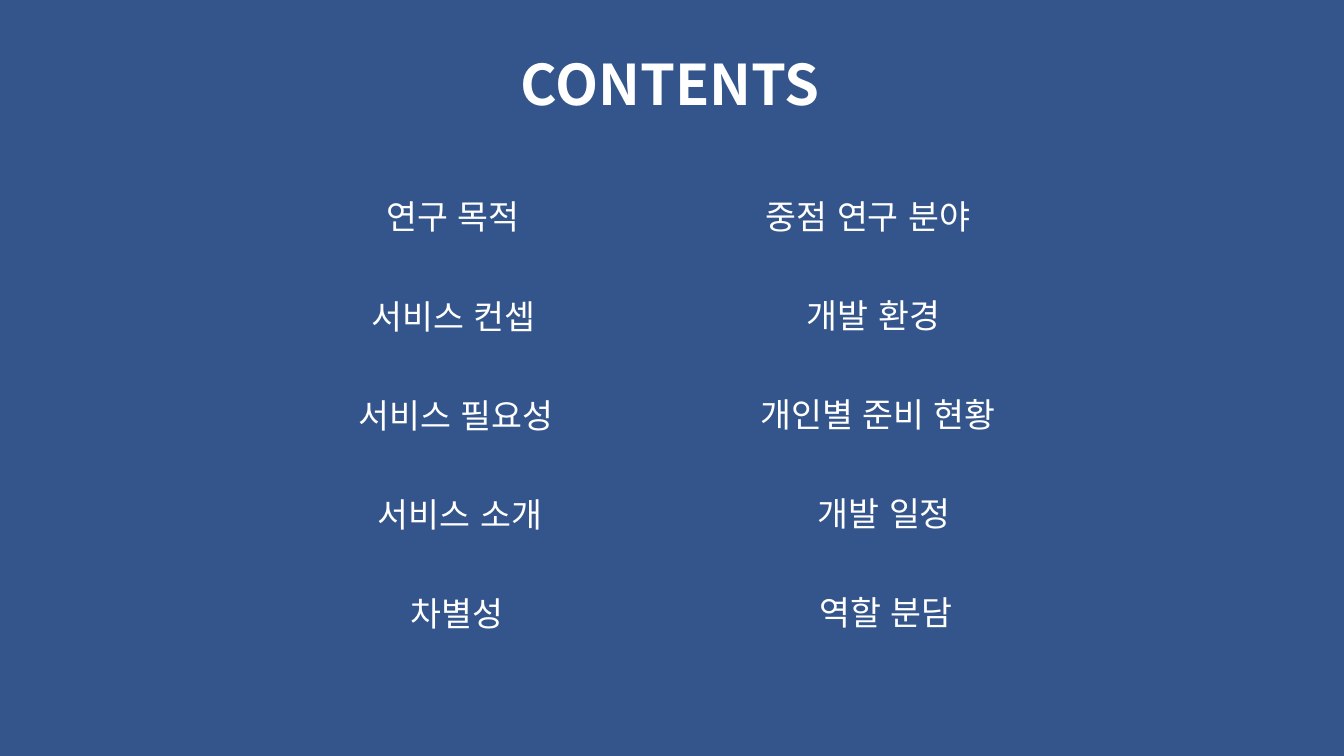
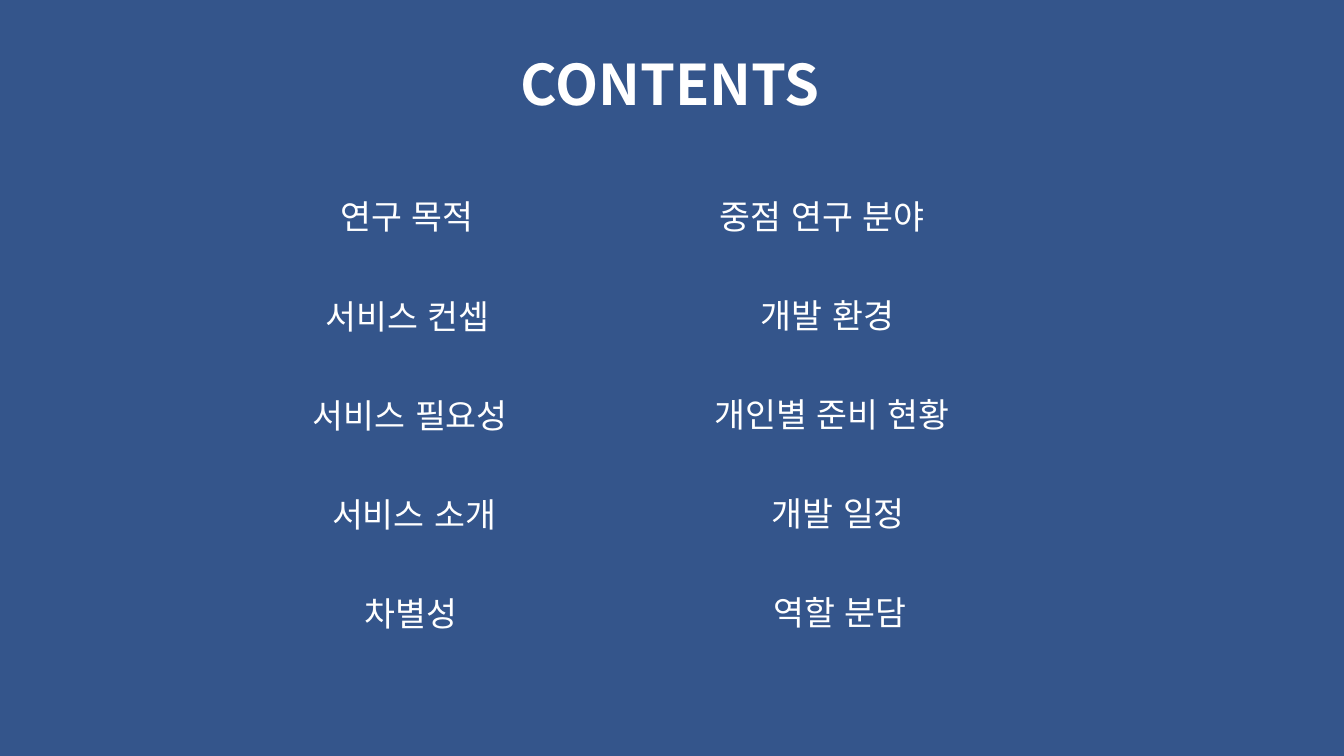
Before and after one commit to uiejin/tripy, a slide deck: slide 2 of 종설기발표.pptx. Drawn at 1344x756 pixels with LibreOffice and Linux fonts; fonts in the diff are those of the drawing. Boxes give left, top, right and bottom in pixels: in the first picture for what was removed or moved away, otherwise in the second. Text is boxed around its words. In the diff, an @@ line names an element or a change of style, - is before the commit and + after.

```diff
--- a/종설기발표.pptx
+++ b/종설기발표.pptx
@@ text "연구 목적": place and size @@
-text "연구 목적" at (387, 201, 520, 232)
+text "연구 목적" at (341, 201, 474, 232)
@@ text "중점 연구 분야": place and size @@
-text "중점 연구 분야" at (766, 201, 970, 232)
+text "중점 연구 분야" at (720, 201, 924, 232)
@@ text "서비스 컨셉": place and size @@
-text "서비스 컨셉" at (371, 301, 535, 332)
+text "서비스 컨셉" at (325, 301, 489, 332)
@@ text "개발 환경": place and size @@
-text "개발 환경" at (807, 300, 940, 331)
+text "개발 환경" at (761, 300, 894, 331)
@@ text "개인별 준비 현황": place and size @@
-text "개인별 준비 현황" at (760, 399, 996, 430)
+text "개인별 준비 현황" at (714, 399, 950, 430)
@@ text "서비스 필요성": place and size @@
-text "서비스 필요성" at (359, 400, 554, 431)
+text "서비스 필요성" at (313, 400, 508, 431)
@@ text "서비스 소개": place and size @@
-text "서비스 소개" at (378, 499, 542, 530)
+text "서비스 소개" at (332, 499, 496, 530)
@@ text "개발 일정": place and size @@
-text "개발 일정" at (818, 498, 951, 529)
+text "개발 일정" at (772, 498, 905, 529)
@@ text "차별성": place and size @@
-text "차별성" at (411, 598, 504, 629)
+text "차별성" at (365, 598, 458, 629)
@@ text "역할 분담": place and size @@
-text "역할 분담" at (819, 597, 953, 628)
+text "역할 분담" at (773, 597, 907, 628)
```
Also in this commit, not shown: 2 other slides changed, 1 other file.
